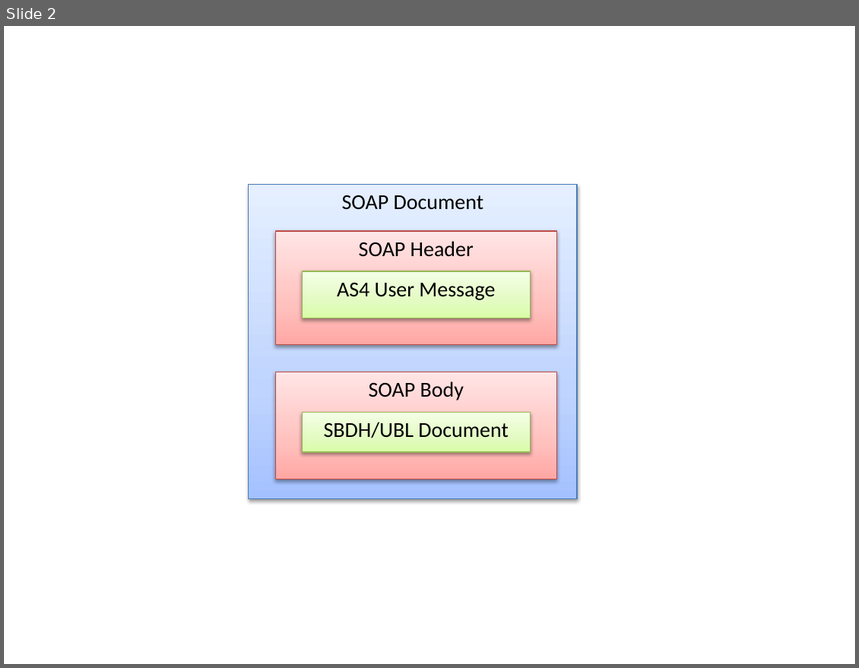
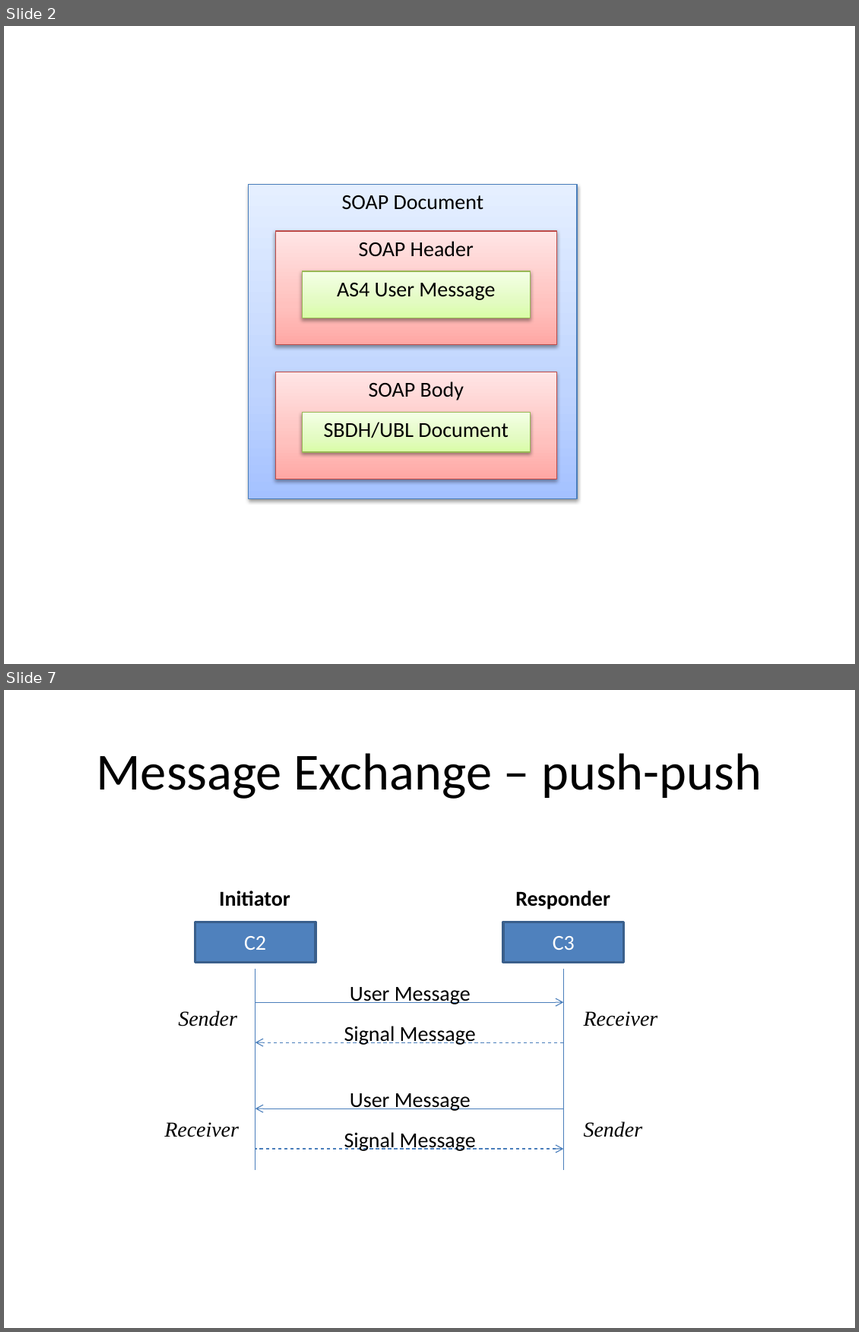
Before and after one commit to phax/phase4, a slide deck: docs/AS4 PEPPOL images.pptx. Shown one above the other, each under a label of ours: slide 2 before the commit, slides 2 and 7 after it; the slides between them are not shown. The pictures are 859x668 and 859x1332 pixels, drawn with LibreOffice and Linux fonts; fonts in the diff are those of the drawing. Boxes give left, top, right and bottom in pixels: in the first picture for what was removed or moved away, otherwise in the second. Text is boxed around its words. In the diff, an @@ line names an element or a change of style, - is before the commit and + after.

```diff
--- a/docs/AS4 PEPPOL images.pptx
+++ b/docs/AS4 PEPPOL images.pptx
@@ slide 7 added at [4, 690, 855, 1328], background #FFFFFF @@
@@ title added at [96, 753, 762, 799], 44 pt, text #000000 @@
+Message Exchange – push-push
@@ text added at [219, 891, 291, 907], 18 pt, text #000000, bold @@
+Initiator
@@ text added at [515, 891, 610, 910], 18 pt, text #000000, bold @@
+Responder
@@ rectangle added at [195, 923, 316, 962], fill #4F81BD, outline #3A5F8C 2 pt, 18 pt, text #FFFFFF @@
+C2
@@ rectangle added at [503, 923, 624, 962], fill #4F81BD, outline #3A5F8C 2 pt, 18 pt, text #FFFFFF @@
+C3
@@ line added from (255, 969) to (255, 1170), #4B7EBC 0.75 pt @@
@@ line added from (563, 969) to (563, 1170), #4B7EBC 0.75 pt @@
@@ arrow added from (255, 1002) to (563, 1002), #4B7EBC 0.75 pt @@
@@ text added at [350, 987, 471, 1005], 18 pt, text #000000 @@
+User Message
@@ text added at [178, 1011, 237, 1027], 18 pt, text #000000, italic @@
+Sender
@@ text added at [344, 1026, 476, 1045], 18 pt, text #000000 @@
+Signal Message
@@ text added at [584, 1011, 658, 1027], 18 pt, text #000000, italic @@
+Receiver
@@ arrow added from (563, 1043) to (255, 1043), #4B7EBC 0.75 pt dashed @@
@@ text added at [350, 1094, 471, 1111], 18 pt, text #000000 @@
+User Message
@@ text added at [164, 1122, 239, 1138], 18 pt, text #000000, italic @@
+Receiver
@@ arrow added from (563, 1109) to (255, 1109), #4B7EBC 0.75 pt @@
@@ text added at [584, 1122, 643, 1138], 18 pt, text #000000, italic @@
+Sender
@@ text added at [344, 1132, 476, 1151], 18 pt, text #000000 @@
+Signal Message
@@ arrow added from (255, 1149) to (563, 1149), #4B7EBC 0.75 pt dashed @@
```
Also in this commit, not shown: 1 slide changed, 6 other slides added.
